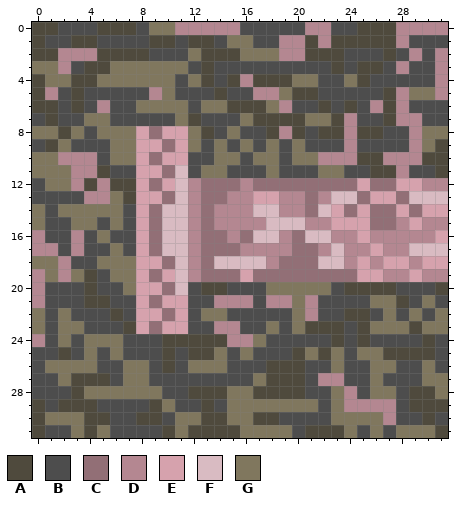
Pixel-art sprite -- textures/pipe1.png. Above: the version before the commit.
The file is 64x64 pixels, drawn in blocks of 2x2; one block is one cell here.
Palette (. is transparent): A #4f4a3d  B #4d4d4d  C #926f76  D #b48791  E #d6a2ad  F #d9bbc2  G #80775e
Pixels before, first column x 0:
 0 AABBBAAABGGDDDDDBBBBBDDBBAAADDDD
 1 ABBAABBBBAABAABGGBBDDADAAAAADBBB
 2 AADDDAAAABBBGAAAGGGDDAAABBBABDBD
 3 GGDBAAGGGGGGBABBBBBBBBBABAABDBBD
 4 AGGAAGGGGGGBGABADAAAGGBBGABBBBBD
 5 ADBABBBBBDGBBBABBDDGAABBBBBADGGD
 6 AABABDBBGGGGBGGAAAGDBBABABDADBBB
 7 BABBGGBBBBBGABBBGAAAAGGADBBADDBB
 8 GGAGBGGGECEEGABGBBADABAADAABBDGG
 9 BAGBBBGGEECEGBGBGBGBGBBBDBBBBDGA
10 GGDDDBGGECEEBBGGBGGBGGDDDAADDDAA
11 GGGDDABBEECFBGGBBBGBBBGGBBAADBBA
12 BGGDADAAECEFDCCCDCCCCCCCCECCEEDD
13 BBBBDDGAEECFDCCDDEEDDCDFFCEECFFF
14 GBGGGGGBECFFDCDDDFFDDCFECECCECEE
15 GBBGGBGBECFFDCDDDDFFFDDEEECCDEDD
16 DBBDBGBBECFFDCCDCFFDCFFDDEDDDDDE
17 DDBDBBGBECFFDCCCDDDDCCDFDDEDDFFF
18 GGDBBGGGEECFDCFFFFDCCCFFDEDEEDEE
19 DGDGABGGECEFDCCCECCCCCCCCEEDDEDD
20 DBBBABBGEECFBAABBBGGGGGBAAAABBBA
21 DBBBAABBECEEBBDDDBDDGDBBBBGGABGB
22 GBGBBBABEECEBGGBBBBBGDBBAABGBGBG
23 GBGGBBBAECEEBBDDBBGBGAAABAGGGAGG
24 DBGBGGGBBBAAAAADDGBBBBBABABBBBAB
25 BBABGBGBBBABAAGBGBBBAGAGBGGAAAAB
26 BGGGGBBGGBABGGGBBBAAABBGBBGGBBGB
27 BBGAAABGGBBBBBBBBGAAABDDBBGBBBGG
28 BBBAGGGGGGBBAAAGGAAAABBGDBGGBAAG
29 ABAAABBBBAGBBABGGGGGGGBGDDDDBAAA
30 AGGGAABBAABGGAAGGAABBBBGGGGDBBAB
31 ABBGAGBBBBAGAAAAGGGGBAAAGBGBGGGA
And afterwards:
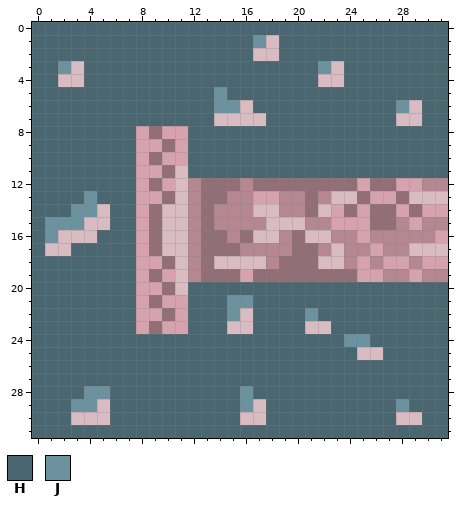
Colours new in this view: H #4a6670  J #6c929f
What changed:
Changed rows in their new state; - is an unchanged pixel.
first column x 0:
 0 HHHHHHHHHHHHHHHHHHHHHHHHHHHHHHHH
 1 HHHHHHHHHHHHHHHHHJFHHHHHHHHHHHHH
 2 HHHHHHHHHHHHHHHHHFFHHHHHHHHHHHHH
 3 HHJFHHHHHHHHHHHHHHHHHHJFHHHHHHHH
 4 HHFFHHHHHHHHHHHHHHHHHHFFHHHHHHHH
 5 HHHHHHHHHHHHHHJHHHHHHHHHHHHHHHHH
 6 HHHHHHHHHHHHHHJJFHHHHHHHHHHHJFHH
 7 HHHHHHHHHHHHHHFFFFHHHHHHHHHHFFHH
 8 HHHHHHHH----HHHHHHHHHHHHHHHHHHHH
 9 HHHHHHHH----HHHHHHHHHHHHHHHHHHHH
10 HHHHHHHH----HHHHHHHHHHHHHHHHHHHH
11 HHHHHHHH----HHHHHHHHHHHHHHHHHHHH
12 HHHHHHHH------------------------
13 HHHHJHHH------------------------
14 HHHJJFHH------------------------
15 HJJJFFHH------------------------
16 HJFFFHHH------------------------
17 HFFHHHHH------------------------
18 HHHHHHHH------------------------
19 HHHHHHHH------------------------
20 HHHHHHHH----HHHHHHHHHHHHHHHHHHHH
21 HHHHHHHH----HHHJJHHHHHHHHHHHHHHH
22 HHHHHHHH----HHHJFHHHHJHHHHHHHHHH
23 HHHHHHHH----HHHFFHHHHFFHHHHHHHHH
24 HHHHHHHHHHHHHHHHHHHHHHHHJJHHHHHH
25 HHHHHHHHHHHHHHHHHHHHHHHHHFFHHHHH
26 HHHHHHHHHHHHHHHHHHHHHHHHHHHHHHHH
27 HHHHHHHHHHHHHHHHHHHHHHHHHHHHHHHH
28 HHHHJJHHHHHHHHHHJHHHHHHHHHHHHHHH
29 HHHJJFHHHHHHHHHHJFHHHHHHHHHHJHHH
30 HHHFFFHHHHHHHHHHFFHHHHHHHHHHFFHH
31 HHHHHHHHHHHHHHHHHHHHHHHHHHHHHHHH
Boxes around the changes in both pictures, in picture pixels (x1, y1, x2, y2):
changed: (32, 22, 448, 438)
